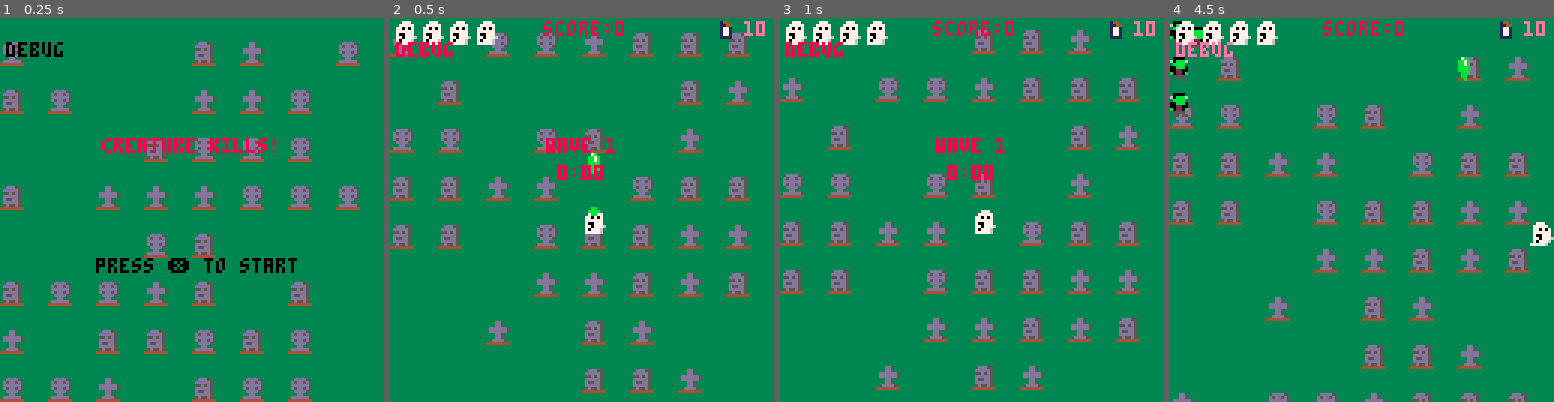
Above: before the commit, frames 1-4 (left to right).
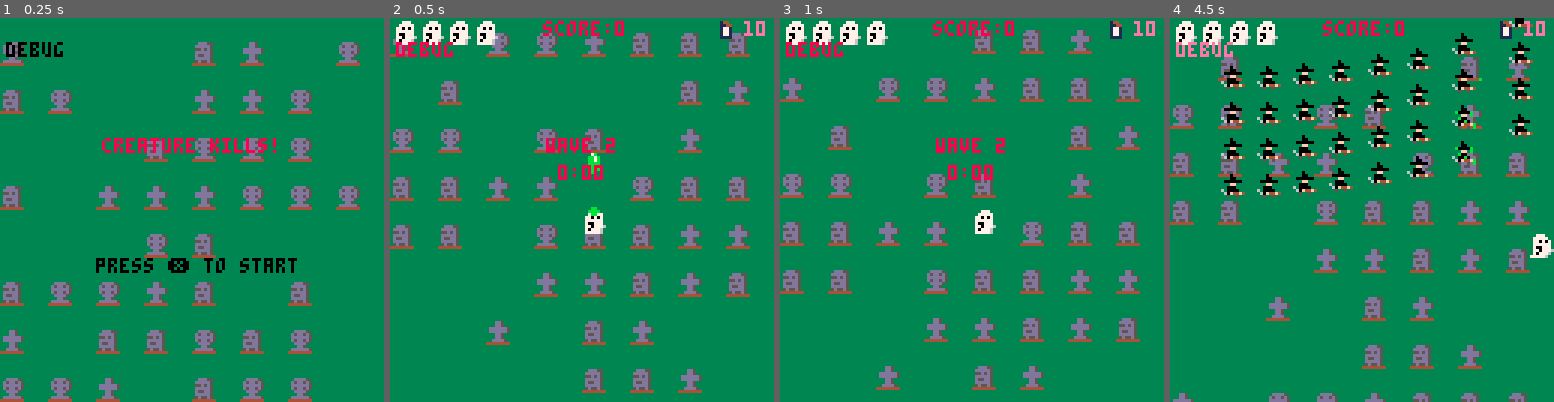
Above: after the commit, the same moments.

Repository: st0k3r/specter_deflector
Game: PICO-8 cartridge specter_deflector.p8
Two runs of this game, one before a commit and one after it. Both use one fixed random seed, a clock stepped at 60 frames per second and the inputs below.
Inputs:
- Up to frame 1 (0.25 s): no input
- Up to frame 2 (0.5 s): tap X (X key) at 0.33 s
- Up to frame 3 (1 s): tap O (Z key) at 0.7 s
- Up to frame 4 (4.5 s): tap X (X key) at 1.07, 1.85, 2.97, 4.08 s; hold Right 1.6-2.1 s; tap O (Z key) every 0.4 s from 1.7 to 4.1 s; hold Up 2.15-2.42 s; hold Right 2.47-3.03 s; hold Left 3.08-3.58 s; hold Down 3.63-3.97 s; hold Right from 4.02 s (still down)

Frame 1 is identical in both runs. In frame 2, less than 0.1% of the frame differs, in the area x 56-59%, y 31-35%; in frame 3, less than 0.1%; in frame 4, 6.5%, in the area x 0-100%, y 0-63%.

Commit message:
Change witch projectile behaviors and spawn requirements

Diff:
--- a/main.lua
+++ b/main.lua
@@ -168,17 +168,23 @@
 function set_ghost_params()
 	ghost.xspeed=0
 
-	if ghost.controlled==true and t<=controlled_timer then
-		ghost.yspeed=-1
-	else
-		ghost.yspeed=0
-	end
-
 	if ghost.mode==1 then
 		ghost.spr=31
 	else
 		ghost.spr=2
 	end
+
+	if t<=controlled_timer then
+		ghost.yspeed=-1
+		if ghost.mode==1 then
+			ghost.spr=33
+		else
+			ghost.spr=4
+		end
+	else
+		ghost.yspeed=0
+	end
+
 	ghost.mode=0
 	ghost.bomb=false
 end
@@ -263,7 +269,7 @@
 			ghost.spr=3
 		end
 	end
-	if btn(2) then
+	if btn(2) and t>controlled_timer then
 		ghost.yspeed=-2
 		if ghost.mode==1 then
 			ghost.spr=33
@@ -272,11 +278,11 @@
 			ghost.spr=4
 		end
  	end
- 	if btn(3) then
+ 	if btn(3) and t>controlled_timer then
  		ghost.yspeed=2
  		if ghost.mode==1 then
- 			ghost.spr=34
- 			ghost.yspeed*=2
+			ghost.spr=34
+			ghost.yspeed*=2
  		else
  			ghost.spr=5
  		end
@@ -447,20 +453,24 @@
 					if creature_bullet.spr==46 or creature_bullet.spr==51 then
 						lives=lives-2
 						show_float("headshot!",creature_bullet.x,creature_bullet.y)
+						invul=60
 					elseif creature_bullet.spr>=40 and creature_bullet.spr<=42 then
 						lives-=1
 						max_lives-=1
 						show_float("poisoned",creature_bullet.x,creature_bullet.y)
+						invul=60
 					elseif creature_bullet.spr>=132 and creature_bullet.spr<=134 then
-						lives-=1
-						ghost.controlled=true
 						controlled_timer=t+60
+						show_float("controlled!",creature_bullet.x,creature_bullet.y)
+						invul=0
 					elseif creature_bullet.spr>=148 and creature_bullet.spr<=150 then
 						lives-=1
 						bombs=0
 						show_float("tricked!",creature_bullet.x,creature_bullet.y)
+						invul=60
 					else
 						lives-=1
+						invul=60
 					end
 					spawn_explosion(ghost.x+4,ghost.y+4,true)
 					shake=10
@@ -468,7 +478,6 @@
 					if lives>=1 then
 						sfx(1)
 					end
-					invul=60
 				end
 			end
 		end
@@ -816,7 +825,7 @@
 
 	music(-1)
 	music(6)
-	wave=0
+	wave=1
 	timer_frames=0
 	timer_seconds=0
 	timer_minutes=0
@@ -829,7 +838,7 @@
 	ghost.y=64
  	ghost.xspeed=0
  	ghost.yspeed=0
-	ghost.controlled=false
+	controlled_timer=0
 
 	bullet_timer=0
 
@@ -1612,11 +1621,20 @@
 		end
 	creature.has_fired=true
 	elseif creature.type==2 then
-		if bombs>0 then
+		if bombs<=0 or controlled_timer>=t then
+			if bombs<=0 and controlled_timer>=t then
+				potion_sprites={40}
+			end
+			if bombs<=0 and controlled_timer<t then
+				potion_sprites={40,132}
+			end
+			if bombs>0 and controlled_timer>=t then
+				potion_sprites={40,148}
+			end
+		else
 			potion_sprites={40,132,148}
-		else
-			potion_sprites={40,132}
-		end
+		end
+
 		creature_bullet.spr=rnd(potion_sprites)
 		if creature_bullet.spr==132 then
 			creature_bullet.animation={132,133,134}
